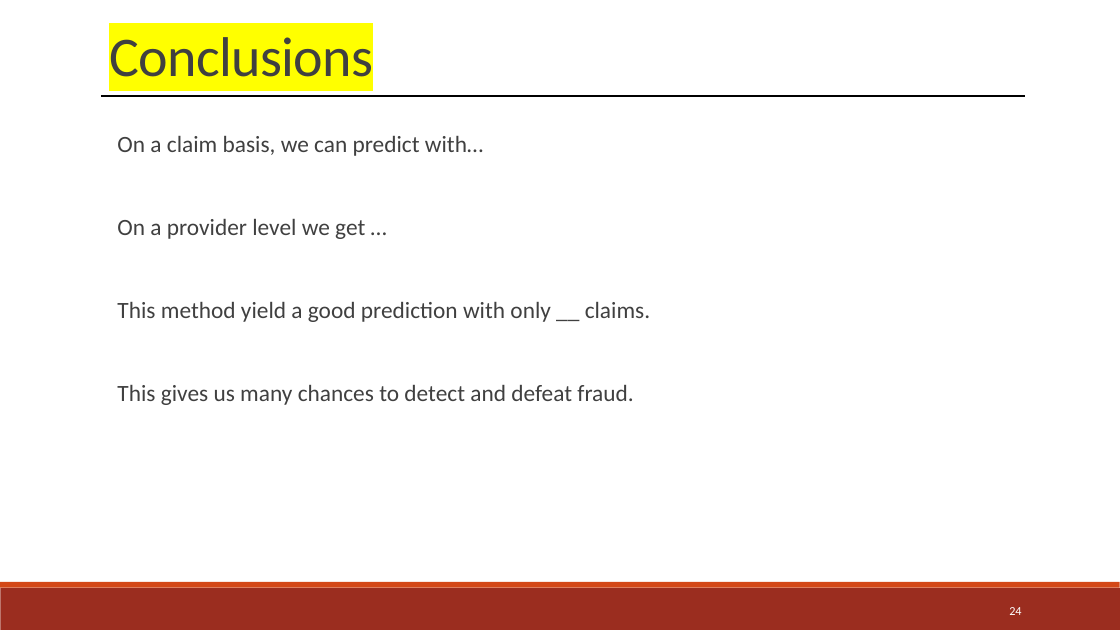
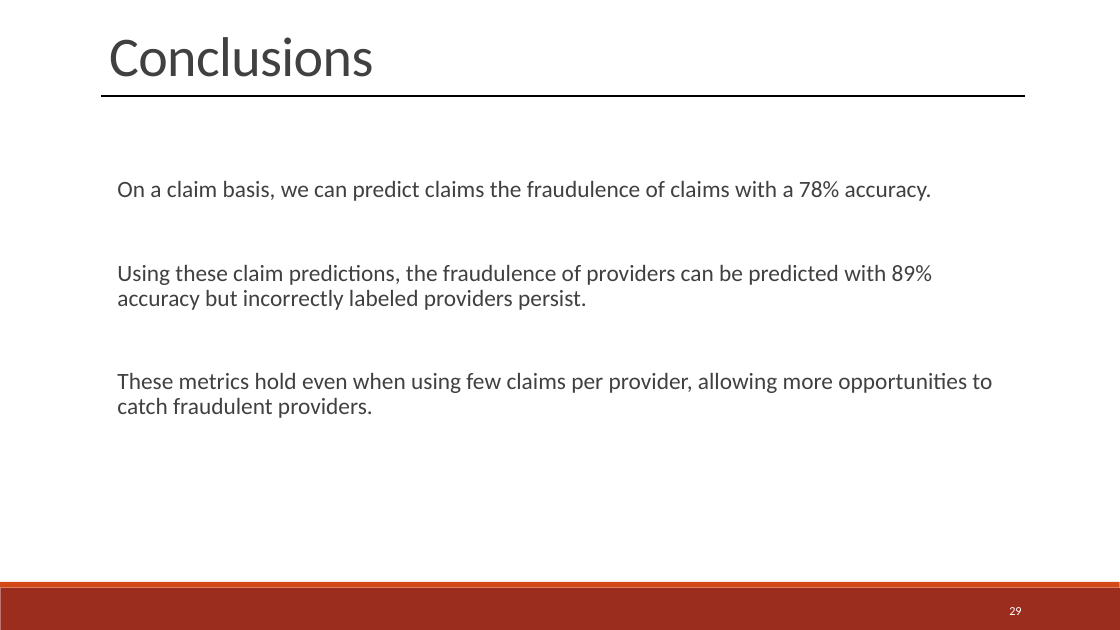
Before and after one commit to jwelch1123/healthcare_fraud_detection, a slide deck: slide 29 of Presentation.pptx (slide 24 before the commit). Drawn at 1120x630 pixels with LibreOffice and Linux fonts; fonts in the diff are those of the drawing. Boxes give left, top, right and bottom in pixels: in the first picture for what was removed or moved away, otherwise in the second. Text is boxed around its words. In the diff, an @@ line names an element or a change of style, - is before the commit and + after.

Commit message:
Finished Presentation

```diff
--- a/Presentation.pptx
+++ b/Presentation.pptx
@@ text "Conclusions" at (x1=109, y1=37, x2=373, y2=77): highlight #FFFF00 to none @@
@@ text at (x1=117, y1=181, x2=992, y2=418): text changed @@
-  On a claim basis, we can predict with…
-  On a provider level we get …
-  This method yield a good prediction with only __ claims.
-  This gives us many chances to detect and defeat fraud.
+  On a claim basis, we can predict claims the fraudulence of claims with a 78% accuracy.
+  Using these claim predictions, the fraudulence of providers can be predicted with 89% accuracy but incorrectly labeled providers persist.
+  These metrics hold even when using few claims per provider, allowing more opportunities to catch fraudulent providers.
@@ page number at (x1=1009, y1=607, x2=1021, y2=615): text changed @@
-24
+29
```
Also in this commit, not shown: 6 other slides changed, 10 slides added, 5 slides removed, 18 other files.
